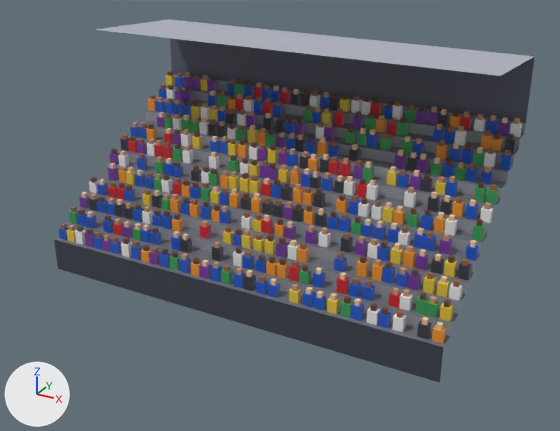
Before and after pictures for a commit that changed the glTF model examples/solid-eleven/assets/shared/models/stand_long_b_hd.glb.
Both versions are drawn from a camera (50 mm lens) standing at (16.3, -24.6, 17.8) and looking at (0.8, 3.6, 3.7). Lighting does not change. The marker at lower left points along +X, +Y and +Z. The first picture is the older version. Vertices at exactly the same position are counted once.

In view in the first picture: 'stand_long_b'.
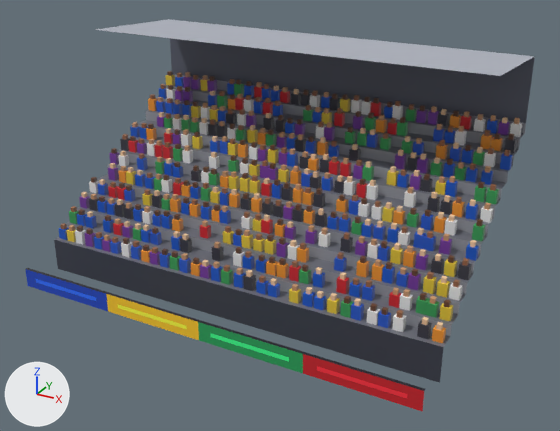
The change, as JSON lines over the scene's bpy script:
```json
{"block": "me_stand_long_b_001", "where": "# used by ob_stand_long_b; location = (0.0, 0.0, 0.0)"}
{"op": "remove", "block": "me_stand_long_b_001", "code": "me_stand_long_b_001.from_pydata(...)  # 5864 vertices, 5862 faces; spans x -9.8..9.8, y 0.0..10.2, z 0.0..11.0"}
{"op": "add", "block": "me_stand_long_b_001", "code": "me_stand_long_b_001.from_pydata(...)  # 5892 vertices, 5880 faces; spans x -9.8..9.8, y -2.0..10.2, z 0.0..11.0"}
{"block": "me_stand_long_b_001", "change": "me_stand_long_b_001 part 1"}
{"block": "me_stand_long_b_001", "change": "23 vertices are added at x -9.8..9.8, y -2.0..-1.9, z 0.0..0.9"}
{"block": "me_stand_long_b_001", "change": "5 new vertices lie (0.0, 0.0, 0.9) away from vertices in x -9.8..9.8, y -2.0, z 0.0"}
{"block": "me_stand_long_b_001", "change": "18 new faces join them"}
```

What differs and where, as boxes [x1, y1, x2, y2] in the pictures (560 x 431 px):
```json
{"object": "stand_long_b", "change": "reshaped", "before": [54, 19, 535, 383], "after": [25, 19, 535, 411], "on screen": "6% wider, 8% taller"}
{"part": 1, "of": "me_stand_long_b_001", "change": "added", "after": [25, 268, 425, 411]}
```
